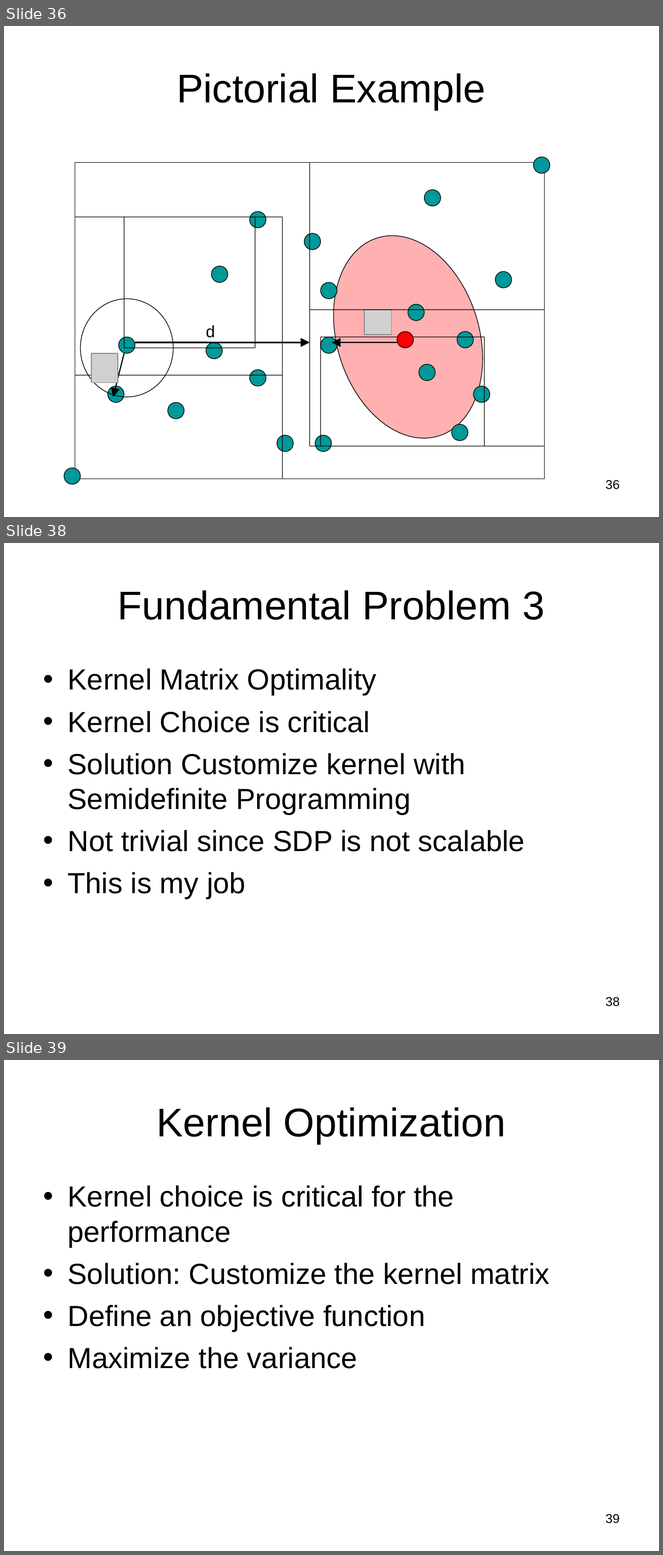
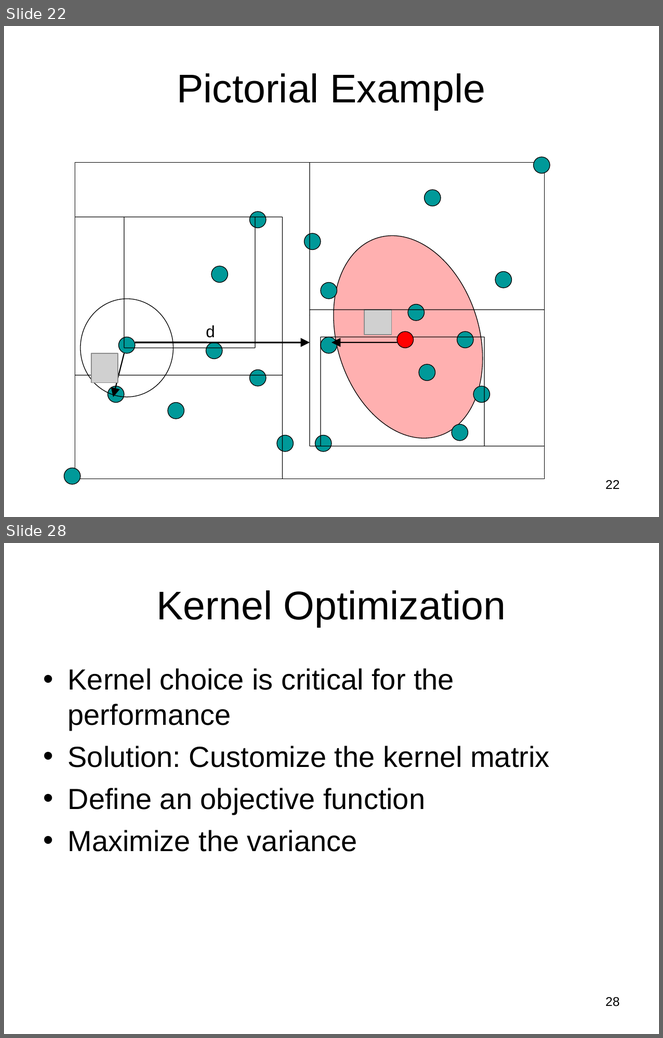
Before and after one commit to subailong/mlpack, a slide deck: fastlib/u/nvasil/docs/proposal/proposal.ppt. Shown one above the other, each under a label of ours: slides 36, 38 and 39 before the commit, slides 22 and 28 after it; the slides between them are not shown. The pictures are 663x1555 and 663x1038 pixels, drawn with LibreOffice and Linux fonts; fonts in the diff are those of the drawing; grey boxes stand for pictures. Boxes give left, top, right and bottom in pixels: in the first picture for what was removed or moved away, otherwise in the second. Text is boxed around its words. In the diff, an @@ line names an element or a change of style, - is before the commit and + after.

```diff
--- a/fastlib/u/nvasil/docs/proposal/proposal.ppt
+++ b/fastlib/u/nvasil/docs/proposal/proposal.ppt
@@ slide 38 removed at (4,543,659,1034), background #FFFFFF @@
@@ title removed at (118,590,545,620) @@
-Fundamental Problem 3
@@ text removed at (68,668,525,899) @@
-• Kernel Matrix Optimality
-• Kernel Choice is critical
-• Solution Customize kernel with Semidefinite Programming
-• Not trivial since SDP is not scalable
-• This is my job
@@ page number removed at (606,997,620,1007) @@
-38
@@ what was slide 36 is now slide 22 @@
@@ page number at (606,480,620,489): text changed @@
-36
+22
@@ what was slide 39 is now slide 28 @@
@@ page number at (606,997,620,1007): text changed @@
-39
+28
```
Also in this commit, not shown: 23 slides changed, 11 slides added, 8 other slides removed.
